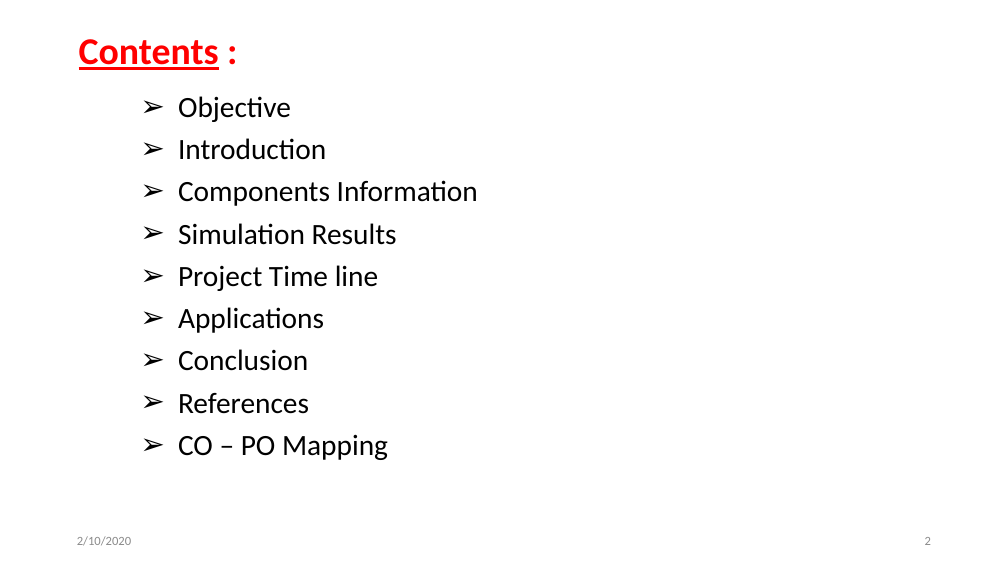
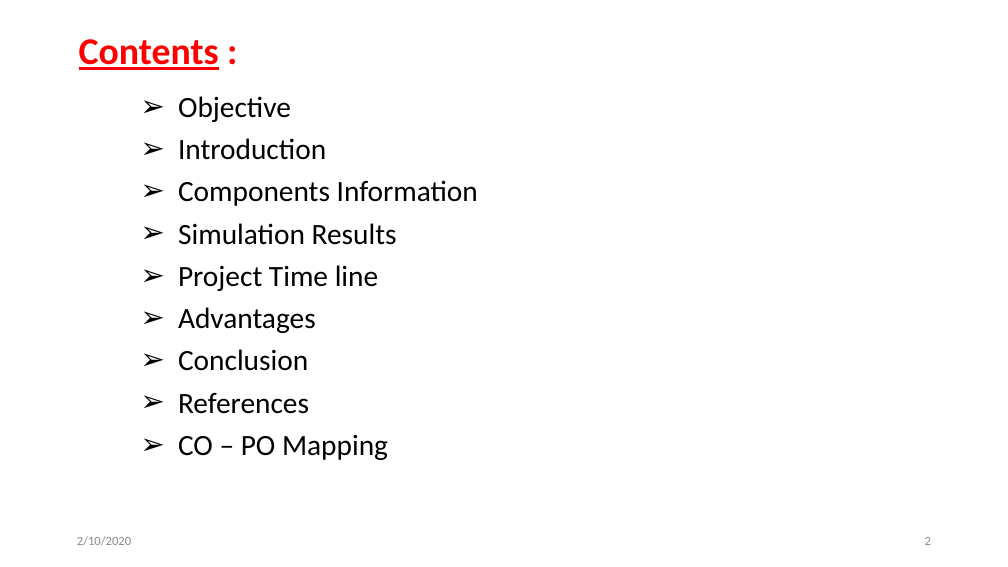
Before and after one commit to svec-final-year-project-eee/Project, a slide deck: slide 2 of Reviews/second review/Second Oral Presentation.pptx. Drawn at 1008x567 pixels with LibreOffice and Linux fonts; fonts in the diff are those of the drawing. Boxes give left, top, right and bottom in pixels: in the first picture for what was removed or moved away, otherwise in the second. Text is boxed around its words. In the diff, an @@ line names an element or a change of style, - is before the commit and + after.

```diff
--- a/Reviews/second review/Second Oral Presentation.pptx
+++ b/Reviews/second review/Second Oral Presentation.pptx
@@ subtitle at (178, 307, 316, 333): text changed @@
-➢ Applications
+➢ Advantages
```
Also in this commit, not shown: 6 other slides changed, 1 slide removed.
